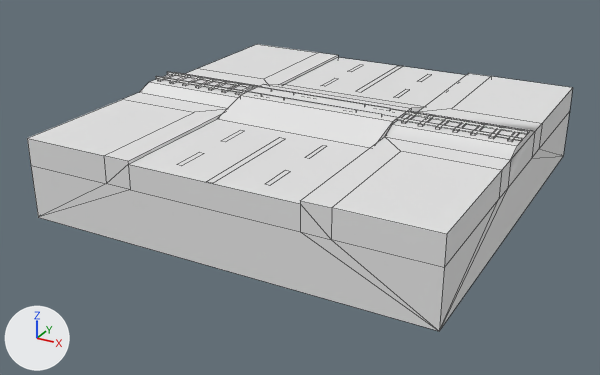
What one commit did to the FBX model Mystics Project/Assets/polyperfect/Low Poly Ultimate Pack/M/- Meshes_M/Terrains_M/Tiles_M/tile-rail-mainroad-crossing.fbx.
Rendered twice from a 50 mm lens placed at (27.0, -52.8, 19.7), pointed at (-0.9, -2.0, -5.7). The lights are fixed; the arrows at lower left show +X, +Y and +Z. Mesh edges are drawn as thin lines. Where no turn or scale is listed for an object, it has been applied to the vertices. Vertices at the same position are counted once.

Objects in the first picture: 'tile-rail-mainroad-crossing'.
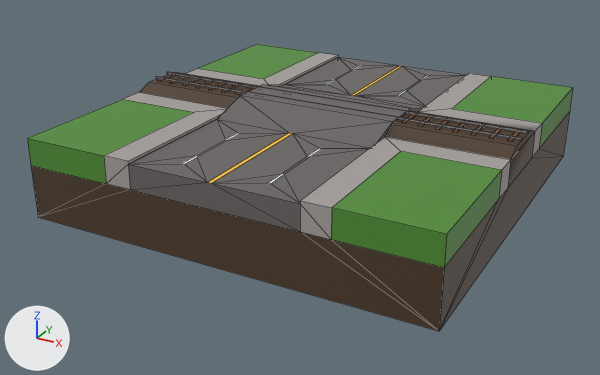
Where the newer file only moved an object's origin or applied its transform, the numbers keep the older frame.

Pixel boxes (x1, y1, x2, y2) of what changed, in the pictures (600 x 375 px):
'tile-rail-mainroad-crossing', recoloured, reshaped
    both: (27, 44, 573, 331)
part 1 of me_tile_rail_mainroad_crossing, deleted
    before: (206, 66, 403, 183)
part 2 of me_tile_rail_mainroad_crossing, built on
    both: (128, 57, 527, 232)

Edits to the bpy script that builds the scene:
```text
Change mat_11_brown_medium:
    mat_11_brown_medium.base_color: (0.8, 0.8, 0.8) -> (0.246, 0.105, 0.0409)  # white #e7e7e7 -> brown #885b39
Change mat_36_green:
    mat_36_green.base_color: (0.8, 0.8, 0.8) -> (0.0802, 0.27, 0.0343)  # white #e7e7e7 -> green #508e34
Change mat_20_grey:
    mat_20_grey.base_color: (0.8, 0.8, 0.8) -> (0.242, 0.223, 0.223)  # white #e7e7e7 -> grey #878282
Change mat_21_grey_light:
    mat_21_grey_light.base_color: (0.8, 0.8, 0.8) -> (0.386, 0.356, 0.342)  # white #e7e7e7 -> grey #a7a19e
Change mat_9_brown_darkest:
    mat_9_brown_darkest.base_color: (0.8, 0.8, 0.8) -> (0.0742, 0.0437, 0.0242)  # white #e7e7e7 -> brown #4d3b2b
Change mat_18_grey_dark:
    mat_18_grey_dark.base_color: (0.8, 0.8, 0.8) -> (0.142, 0.128, 0.128)  # white #e7e7e7 -> dark grey #696464
Add mat_30_yellow:
    mat_30_yellow = principled_material('30 YELLOW')
    mat_30_yellow.base_color = (0.982, 0.558, 0.0176)  # yellow #fdc524
Change me_tile_rail_mainroad_crossing:
    used by ob_tile_rail_mainroad_crossing; location = (0.0, 0.0, 0.0)
    remove me_tile_rail_mainroad_crossing.from_pydata(...)  # 280 vertices, 191 faces; spans x -15.0..15.0, y -15.0..15.0, z -6.0..0.7
    add me_tile_rail_mainroad_crossing.from_pydata(...)  # 253 vertices, 210 faces; spans x -15.0..15.0, y -15.0..15.0, z -6.0..0.7
    me_tile_rail_mainroad_crossing part 1: 6 loose pieces with 24 vertices, spanning x -3.0..3.0, y -15.0..15.0, z -0.2..0.7, are deleted
    me_tile_rail_mainroad_crossing part 2
    52 vertices are removed from x -6.3..6.3, y -13.6..13.6, z -0.2..0.7
    43 faces are deleted
    43 vertices are added at x -6.3..6.3, y -15.0..15.0, z -2.0..-0.2
    6 new vertices lie (6.1, 0.0, 0.0) away from vertices in x -6.3..0.2, y -15.0..15.0, z -0.2
    6 new faces join them, mat_20_grey (grey #878282)
    50 new faces join them, mat_18_grey_dark (dark grey #696464)
    1 new face joins them, mat_9_brown_darkest (brown #4d3b2b)
    9 new faces join them, mat_58_white (white #ffffff)
    2 new faces join them, mat_30_yellow (yellow #fdc524)
    add me_tile_rail_mainroad_crossing.materials.append(mat_30_yellow)  # yellow #fdc524
```
